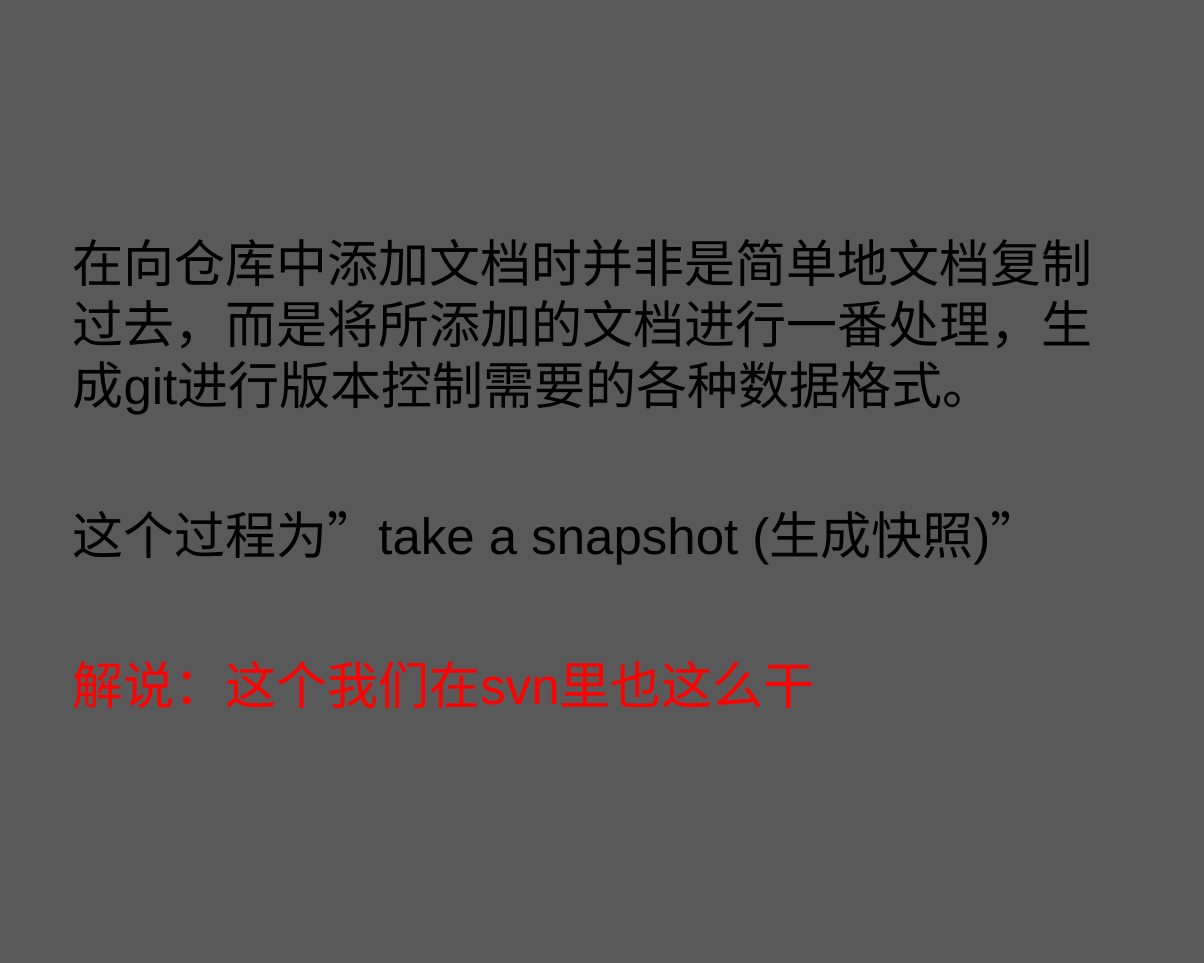
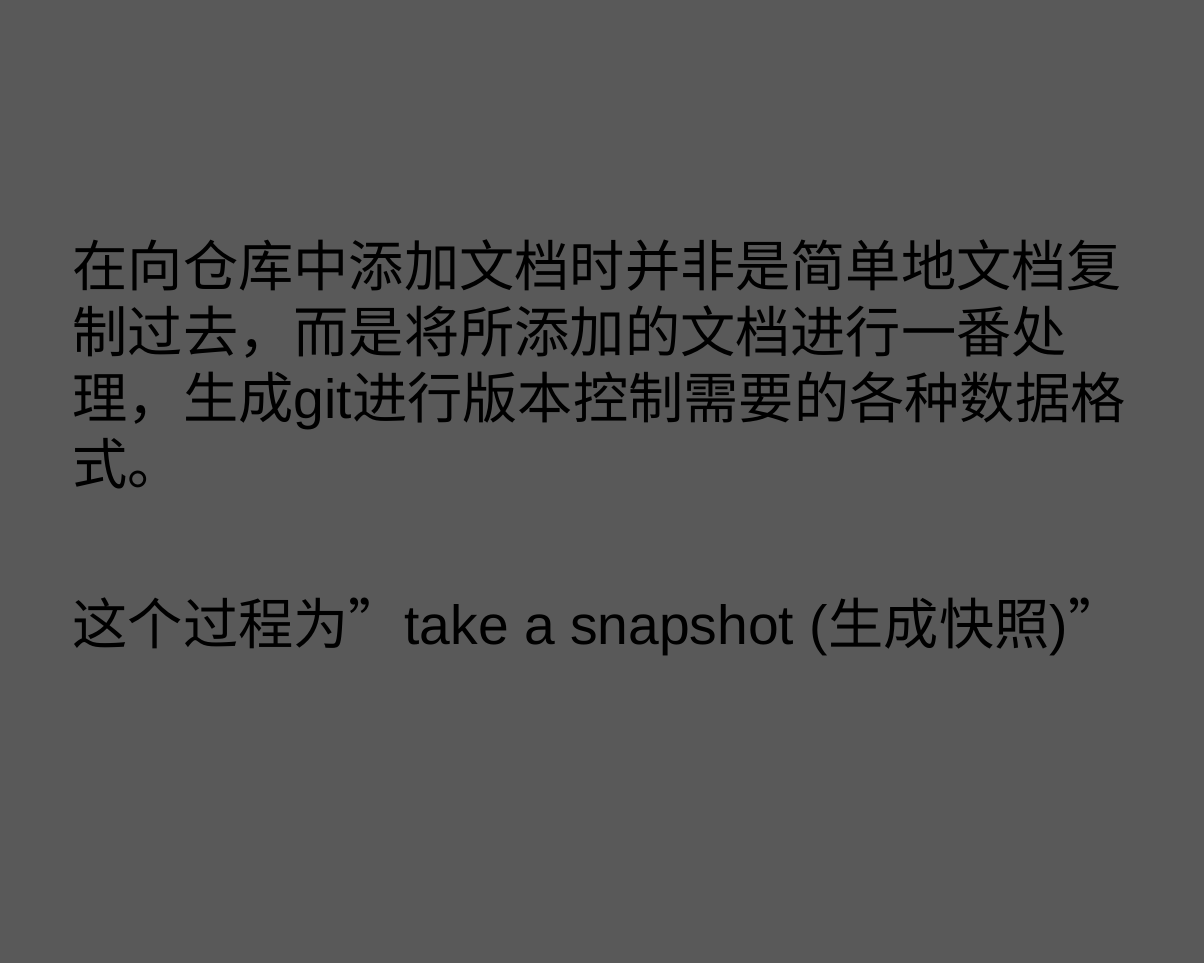
Before and after one commit to zhuxiaosheng/code, a slide deck: slide 37 of git.ppt. Drawn at 1204x963 pixels with LibreOffice and Linux fonts; fonts in the diff are those of the drawing; background and template pictures are left out. Boxes give left, top, right and bottom in pixels: in the first picture for what was removed or moved away, otherwise in the second. Text is boxed around its words. In the diff, an @@ line names an element or a change of style, - is before the commit and + after.

Commit message:
git

```diff
--- a/git.ppt
+++ b/git.ppt
@@ text "在向仓库中添加文档时并非是简单地文档复制过去，而是将所添加的文档进行一番处理，生成git进行版本控制需要的各种数据格式。" at (73,239,1126,655): size 24.1 to 26 pt @@
@@ text at (73,661,815,708): paragraph removed @@
-解说：这个我们在svn里也这么干
```
Also in this commit, not shown: 1 other slide changed, 2 slides added.
